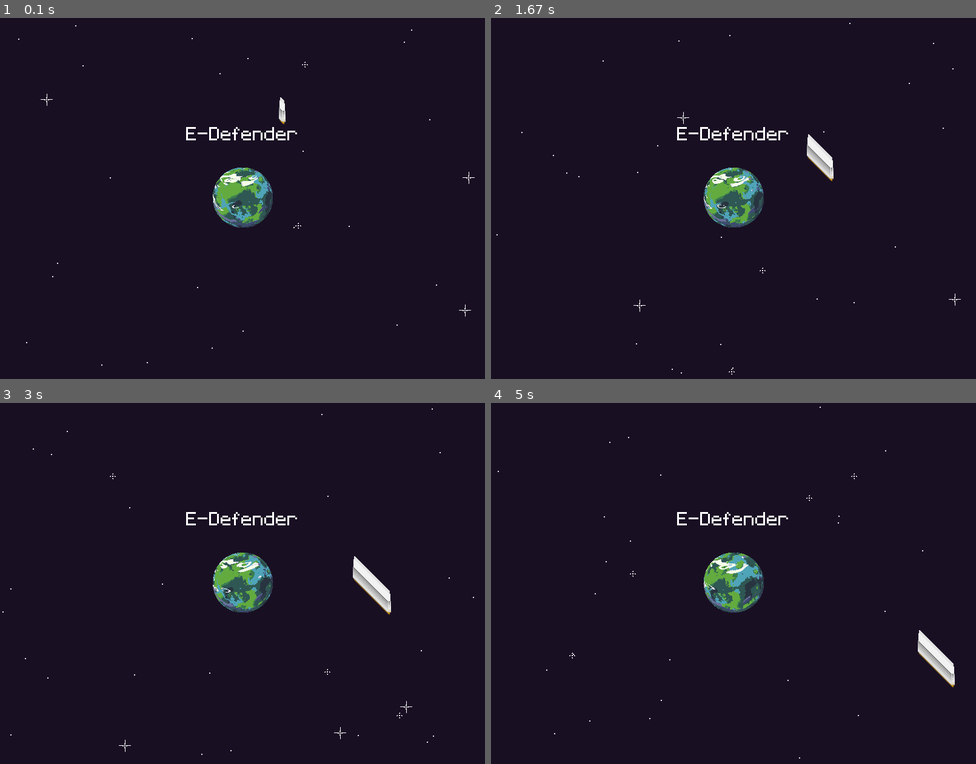
Above: before the commit, frames 1-4 (two rows, left to right).
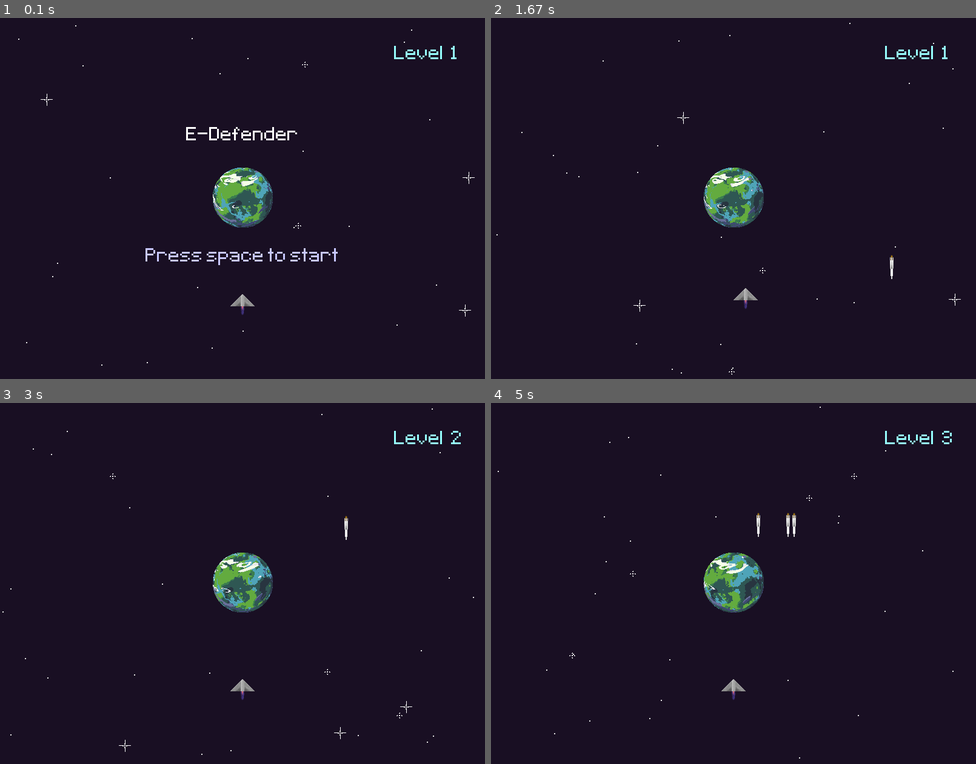
Above: after the commit, the same moments.

Repository: FrenkenFlores/YandexPyGameProject
Game: pygame game, started from main.py
Two runs of this game, one before a commit and one after it. Both use one fixed random seed, a clock stepped at 60 frames per second and the inputs below.
Inputs:
- Up to frame 1 (0.1 s): no input
- Up to frame 2 (1.67 s): tap Space at 0.33, 0.73, 1.03, 1.23, 1.57 s; hold Right 0.67-1.13 s; hold Up 1.17-1.47 s; hold Right from 1.5 s (still down)
- Up to frame 3 (3 s): tap Space at 1.87, 2.07, 2.37, 2.63, 2.97 s; release Right at 1.97 s; hold Left 2-2.53 s; hold Down 2.57-2.87 s; hold Left from 2.9 s (still down)
- Up to frame 4 (5 s): tap Space at 3.27, 3.4, 3.8, 4.1, 4.47, 4.87 s; release Left at 3.3 s; hold Up 3.33-3.7 s; hold Right 3.73-4.37 s; hold Down 4.4-4.77 s; hold Left from 4.8 s (still down)

The runs differ from the first frame. In frame 1, 0.7% of the frame differs, in the area x 30-95%, y 7-83%; in frame 2, 0.9%; in frame 3, 1.1%; in frame 4, 1.1%, in the area x 38-96%, y 7-83%.

Commit message:
update #8: completed game logic
Signed-off-by: FrenkenFlores <saifualdin.evloev@gmail.com>

Diff:
--- a/main.py
+++ b/main.py
@@ -4,9 +4,11 @@
 import random
 import time
 
+
 FPS = 60
 WIDTH = 800
 HEIGHT = 600
+
 
 def earth_animation():
     while True:
@@ -19,20 +21,29 @@
     random.seed = 42
     clock = pygame.time.Clock()
     tmp_time = time.time()
+    game_over = False
+    game_start = False
     # Create a regular surface.
     space_surface = pygame.Surface((WIDTH, HEIGHT))
     space_surface.fill(color=(25, 15, 35))
-    screen.blit(space_surface, (0, 0))
+    ship_surface = pygame.image.load("graphics/ship.png").convert_alpha()
+    ship_rect = ship_surface.get_rect(
+        midbottom=(WIDTH / 2, HEIGHT - 100)
+    )
+    ship_speed = 10
+    rocket_surface = pygame.image.load("graphics/rocket.png").convert_alpha()
+    rocket_surface = pygame.transform.rotate(rocket_surface, 180)
     stars_surface = [pygame.image.load("graphics/star_0.png").convert_alpha()] * 10 + [
         pygame.image.load("graphics/star_1.png").convert_alpha(),
         pygame.image.load("graphics/star_2.png").convert_alpha()
     ]
     stars_number = 30
     stars_density = 1
+    rnd_star = []
     for n in range(stars_number):
-        screen.blit(
-            random.choice(stars_surface),
+        rnd_star.append(
             (
+                random.choice(stars_surface),
                 random.randrange(0, WIDTH, stars_density),
                 random.randrange(0, HEIGHT, stars_density)
             )
@@ -41,49 +52,99 @@
     earth_surface = next(earth_surfaces)
     title_text = pygame.font.Font("fonts/Pixeltype.ttf", 50)
     title_text_surface = title_text.render('E-Defender', False, (255, 255, 255))
-    # ship_surface = pygame.image.load("graphics/ship.png")
-    # ship_rec = ship_surface.get_rect(midbottom=(33, 33))
-    ships_num = 1
-    ships_cords = [(random.randrange(0, WIDTH), random.randrange(0, HEIGHT)) for _ in range(ships_num)]
+    start_text = pygame.font.Font("fonts/Pixeltype.ttf", 50)
+    start_text_surface = start_text.render('Press space to start', False, (200, 200, 255))
+    end_text = pygame.font.Font("fonts/Pixeltype.ttf", 50)
+    end_text_surface = end_text.render('Game over', False, (255, 150, 150))
+    level_text = pygame.font.Font("fonts/Pixeltype.ttf", 50)
+    rockets_num = 1
+    rockets_speed = 5
+    rockets_cords = [(random.randrange(0, WIDTH), 0) for _ in range(rockets_num)]
+    update_rocket_cords = False
     while True:
         # Add exit code.
         for event in pygame.event.get():
+            if event.type == pygame.KEYDOWN:
+                if event.key == pygame.K_LEFT and ship_rect.x > 0 and not game_over:
+                    ship_rect.x -= ship_speed
+                if event.key == pygame.K_RIGHT and ship_rect.x < WIDTH and not game_over:
+                    ship_rect.x += ship_speed
+                if event.key == pygame.K_UP and ship_rect.y > 0 and not game_over:
+                    ship_rect.y -= ship_speed
+                if event.key == pygame.K_DOWN and ship_rect.y < HEIGHT and not game_over:
+                    ship_rect.y += ship_speed
+                if event.key == pygame.K_SPACE and (not game_start or game_over):
+                    game_start = True
+                    game_over = False
+                    rockets_num = 1
+                    rockets_cords = [(random.randrange(0, WIDTH), 0) for _ in range(rockets_num)]
+                    update_rocket_cords = False
             if event.type == pygame.QUIT:
                 pygame.quit()
                 sys.exit(0)
-        # Draw objects.
+        # Change the background effects every second.
         if time.time() - tmp_time > 1:
             # Save time.
             tmp_time = time.time()
-            screen.blit(space_surface, (0, 0))
+            rnd_star = []
             for n in range(stars_number):
-                screen.blit(
-                    random.choice(stars_surface),
+                rnd_star.append(
                     (
+                        random.choice(stars_surface),
                         random.randrange(0, WIDTH, stars_density),
                         random.randrange(0, HEIGHT, stars_density)
                     )
                 )
             earth_surface = next(earth_surfaces)
+        # Draw objects.
         # BLIT - Block Image Transfer - put one surface on another surface.
+        screen.blit(space_surface, (0, 0))
+        for i in rnd_star:
+            screen.blit(i[0], (i[1], i[2]))
         screen.blit(earth_surface, (
             (WIDTH - earth_surface.get_width()) / 2, (HEIGHT - earth_surface.get_height()) / 2)
         )
-        screen.blit(title_text_surface, (
-                (WIDTH - title_text_surface.get_width()) / 2,
-                (HEIGHT - title_text_surface.get_height() - earth_surface.get_height() - 100) / 2
+        screen.blit(level_text.render(f'Level  {rockets_num}', False, (150, 255, 255)), (
+                WIDTH - 150,
+                50
             )
         )
-        for i in range(len(ships_cords)):
-            ship_surface = pygame.image.load("graphics/ship.png").convert_alpha()
-            pygame.transform.rotate(ship_surface, 44)
-            screen.blit(ship_surface, ships_cords[i])
-            ships_cords[i] = (ships_cords[i][0] + 1, ships_cords[i][1] + 1)
+        if not game_start or game_over:
+            screen.blit(title_text_surface, (
+                    (WIDTH - title_text_surface.get_width()) / 2,
+                    (HEIGHT - title_text_surface.get_height() - earth_surface.get_height() - 100) / 2
+                )
+            )
+            screen.blit(start_text_surface, (
+                    (WIDTH - start_text_surface.get_width()) / 2,
+                    (HEIGHT - start_text_surface.get_height() - earth_surface.get_height() + 300) / 2
+                )
+            )
+        if game_over:
+            screen.blit(end_text_surface, (
+                    (WIDTH - end_text_surface.get_width()) / 2,
+                    (HEIGHT - end_text_surface.get_height() - earth_surface.get_height() + 600) / 2
+                )
+            )
+        if not game_over and game_start:
+            for i in range(len(rockets_cords)):
+                x, y = rockets_cords[i][0], rockets_cords[i][1]
+                if y == HEIGHT:
+                    update_rocket_cords = True
+                screen.blit(rocket_surface, (x, y))
+                if (abs(ship_rect.x - x) < rocket_surface.get_width() - 20 and
+                        abs(ship_rect.y - y) < rocket_surface.get_height()):
+                    game_over = True
+                rockets_cords[i] = (x, y + rockets_speed)
+        if update_rocket_cords:
+            rockets_num += 1
+            rockets_cords = [(random.randrange(0, WIDTH), 0) for _ in range(rockets_num)]
+            update_rocket_cords = False
+        screen.blit(ship_surface, ship_rect)
         # Update the main screen.
         pygame.display.update()
         # Should not run faster than FPS frames peer second.
         clock.tick(FPS)
-
 
 
 if __name__ == "__main__":
Binary file added: graphics/rocket.png
Binary file changed: graphics/ship.png
